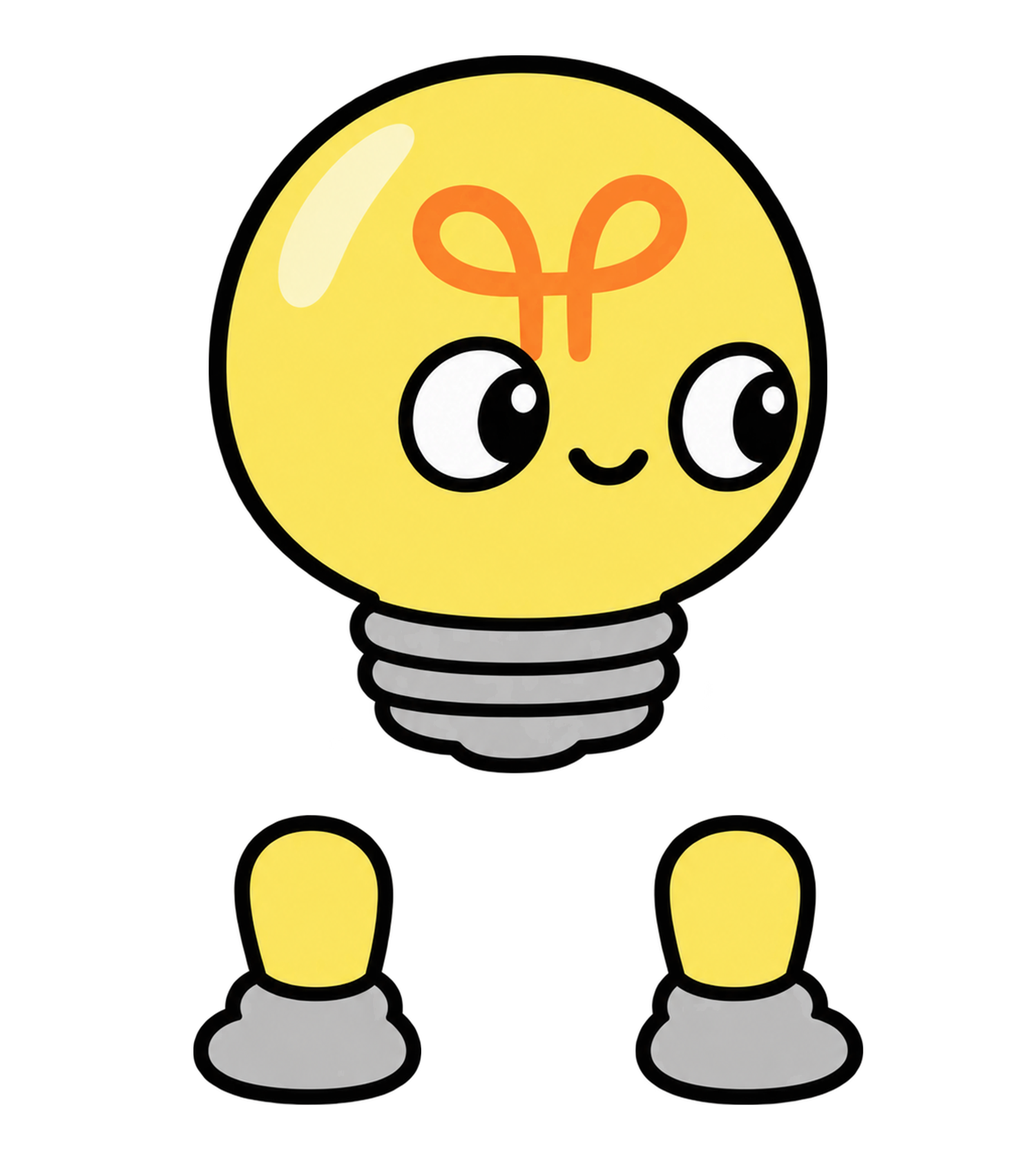
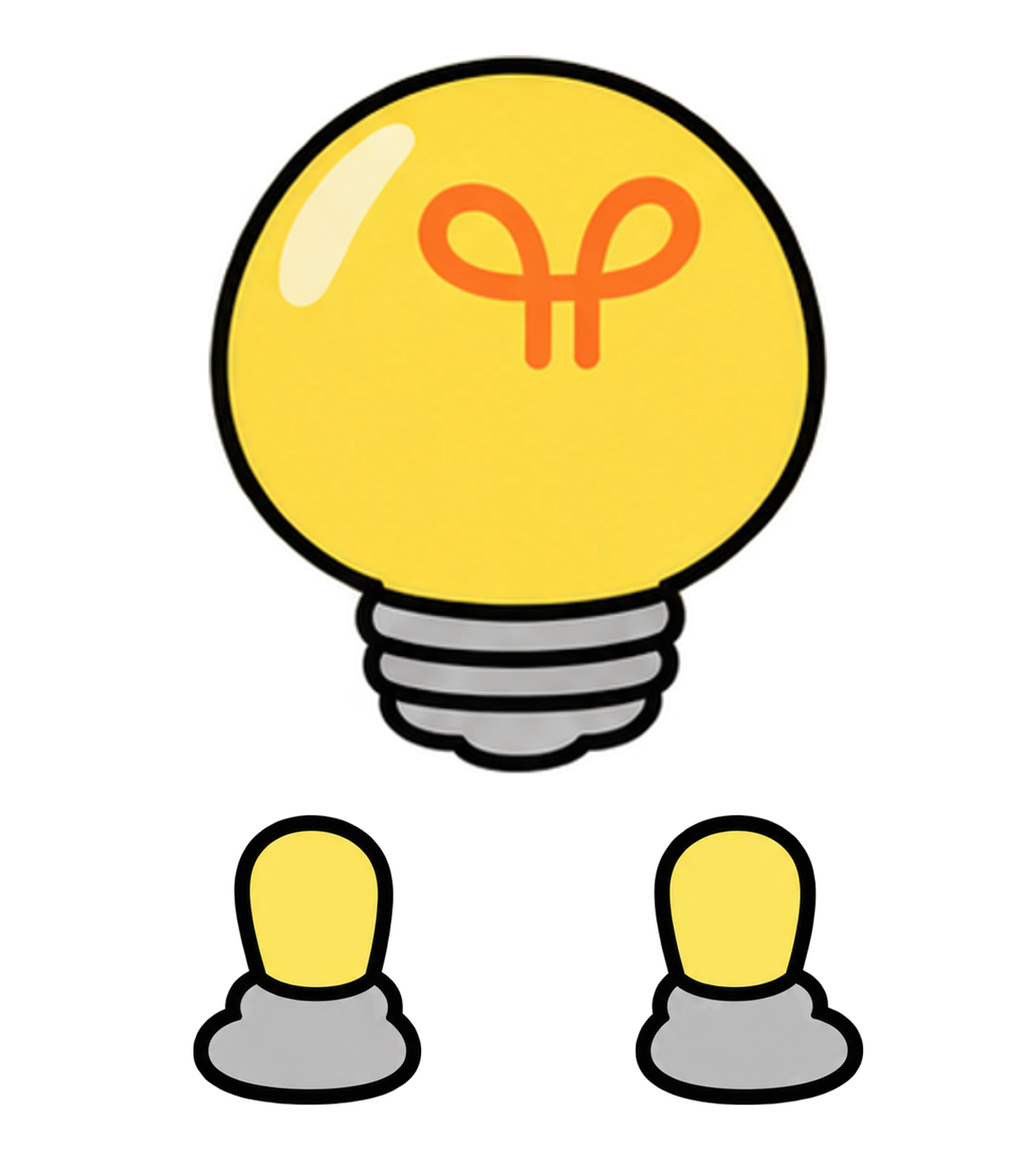
Comparing the layer stacks of the two 1036 × 1174 images. Changes:
painted on "머리" over (208, 55, 828, 774)
